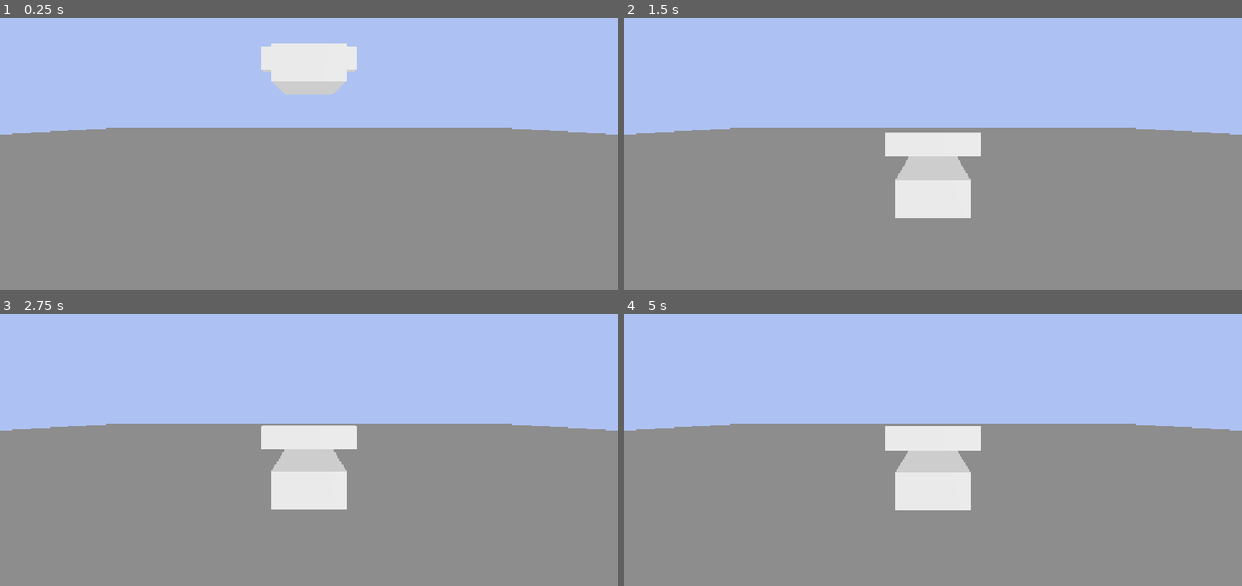
Above: before the commit, frames 1-4 (two rows, left to right).
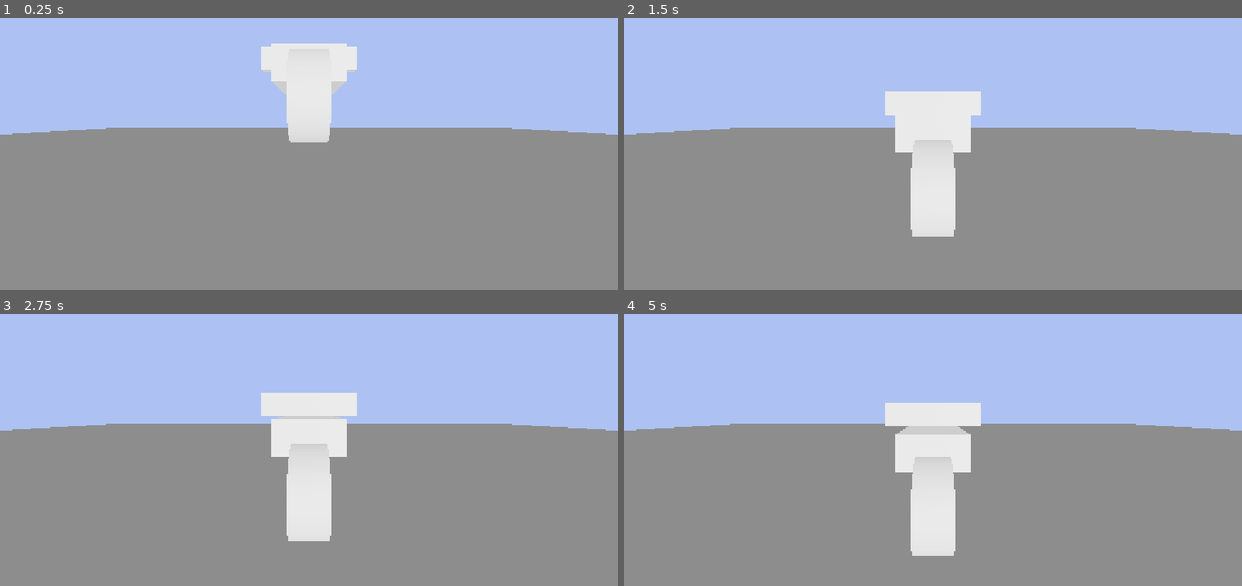
Above: after the commit, the same moments.

Repository: xvibyt/motorcycle
Game: Godot game, scene res://main.tscn
The game is run twice, just before and just after one commit, with the same random seed, the same clock (stepped at 60 frames per second) and the same inputs.
Inputs (mouse positions are in pixels of both pictures, inside the frame that each line leads up to):
- Up to frame 1 (0.25 s): no input
- Up to frame 2 (1.5 s): tap Enter at 0.5 s; move the mouse to (1068, 99) at 0.52 s; hold Right 0.53-1.28 s; tap Alt at 0.6 s; click (1068, 99) at 0.67 s; move the mouse to (809, 132) at 1.27 s; hold S (Backwards) from 1.28 s (still down); tap Shift at 1.35 s
- Up to frame 3 (2.75 s): move the mouse to (370, 335) at 2.02 s; release S (Backwards) at 2.03 s; hold Right from 2.03 s (still down); tap Alt at 2.1 s
- Up to frame 4 (5 s): move the mouse to (902, 482) at 2.77 s; release Right at 2.78 s; hold W (Forwards) 2.78-3.53 s; tap Shift at 2.85, 4.35 s; click (902, 482) at 2.92 s; move the mouse to (1118, 463) at 3.52 s; hold Left from 3.53 s (still down); tap Alt at 3.6 s; move the mouse to (747, 360) at 4.27 s

The runs differ from the first frame. In frame 1, 1.6% of the frame differs, in the area x 46-54%, y 23-46%; in frame 2, 4.2%; in frame 3, 4.0%; in frame 4, 4.6%, in the area x 42-58%, y 32-89%.

Commit message:
Added wheels

Diff:
--- a/motorcycle/main.tscn
+++ b/motorcycle/main.tscn
@@ -1,6 +1,7 @@
 [gd_scene format=3 uid="uid://buy80utypuou"]
 
 [ext_resource type="Script" uid="uid://dmaxi1uy8fvai" path="res://motorcycle_raycast.gd" id="1_ig7tw"]
+[ext_resource type="Script" uid="uid://ddyyyl2p2uqvi" path="res://wheel_raycast.gd" id="2_0xm2m"]
 
 [sub_resource type="BoxShape3D" id="BoxShape3D_bais7"]
 size = Vector3(50, 1, 50)
@@ -21,6 +22,8 @@
 [sub_resource type="BoxShape3D" id="BoxShape3D_yqcxb"]
 size = Vector3(1, 0.5, 2)
 
+[sub_resource type="CylinderMesh" id="CylinderMesh_bais7"]
+
 [sub_resource type="Environment" id="Environment_d4f1g"]
 background_mode = 1
 background_color = Color(0.6783694, 0.761581, 0.95033807, 1)
@@ -39,26 +42,41 @@
 [node name="MeshInstance3D" type="MeshInstance3D" parent="Platform" unique_id=1706107414]
 mesh = SubResource("BoxMesh_bais7")
 
-[node name="RigidBody3D" type="RigidBody3D" parent="." unique_id=2126663701 node_paths=PackedStringArray("wheels")]
+[node name="Motorcycle" type="RigidBody3D" parent="." unique_id=2126663701 node_paths=PackedStringArray("wheels")]
 transform = Transform3D(1, 0, 0, 0, 1, 0, 0, 0, 1, 0, 1, 0)
+mass = 30.0
 script = ExtResource("1_ig7tw")
 wheels = [NodePath("Wheel1"), NodePath("Wheel2")]
 
-[node name="MainBody" type="MeshInstance3D" parent="RigidBody3D" unique_id=787357072]
+[node name="MainBody" type="MeshInstance3D" parent="Motorcycle" unique_id=787357072]
 mesh = SubResource("BoxMesh_rvawr")
 
-[node name="SteeringWheel" type="MeshInstance3D" parent="RigidBody3D" unique_id=735234106]
+[node name="SteeringWheel" type="MeshInstance3D" parent="Motorcycle" unique_id=735234106]
 transform = Transform3D(1, 0, 0, 0, 1, 0, 0, 0, 1, 0, 0.5, -0.875)
 mesh = SubResource("BoxMesh_7dm0k")
 
-[node name="MainBodyCollision" type="CollisionShape3D" parent="RigidBody3D" unique_id=1676933477]
+[node name="MainBodyCollision" type="CollisionShape3D" parent="Motorcycle" unique_id=1676933477]
 shape = SubResource("BoxShape3D_yqcxb")
 
-[node name="Wheel1" type="RayCast3D" parent="RigidBody3D" unique_id=731055372]
+[node name="Wheel1" type="RayCast3D" parent="Motorcycle" unique_id=731055372]
 transform = Transform3D(1, 0, 0, 0, 1, 0, 0, 0, 1, 0, 0, -1.5)
+script = ExtResource("2_0xm2m")
+spring_strength = 3000.0
+spring_damping = 30.0
 
-[node name="Wheel2" type="RayCast3D" parent="RigidBody3D" unique_id=1847072445]
+[node name="WheelMesh" type="MeshInstance3D" parent="Motorcycle/Wheel1" unique_id=725062714]
+transform = Transform3D(-4.3711385e-08, -0.19999999, 0, 0.99999994, -8.742277e-09, 0, 0, 0, 1, 0, -0.5, 0)
+mesh = SubResource("CylinderMesh_bais7")
+
+[node name="Wheel2" type="RayCast3D" parent="Motorcycle" unique_id=1847072445]
 transform = Transform3D(1, 0, 0, 0, 1, 0, 0, 0, 1, 0, 0, 1.5)
+script = ExtResource("2_0xm2m")
+spring_strength = 3000.0
+spring_damping = 30.0
+
+[node name="WheelMesh" type="MeshInstance3D" parent="Motorcycle/Wheel2" unique_id=1904386090]
+transform = Transform3D(-4.3711385e-08, -0.19999999, 0, 0.99999994, -8.742277e-09, 0, 0, 0, 1, 0, -0.5, 0)
+mesh = SubResource("CylinderMesh_bais7")
 
 [node name="WorldEnvironment" type="WorldEnvironment" parent="." unique_id=1930333086]
 environment = SubResource("Environment_d4f1g")
--- a/motorcycle/motorcycle_raycast.gd
+++ b/motorcycle/motorcycle_raycast.gd
@@ -1,9 +1,6 @@
 extends RigidBody3D
 
-@export var wheels: Array[RayCast3D]
-@export var spring_strength := 100.0
-@export var spring_damping := 1.0
-@export var rest_dist := 0.5
+@export var wheels: Array[RaycastWheel]
 
 
 func _physics_process(delta: float) -> void:
@@ -11,26 +8,28 @@
 		_do_single_wheel_suspension(wheel)
 
 
-func _get_spring_damp_force(contact_pos: Vector3, spring_up_dir: Vector3) -> float:
+func _get_spring_damp_force(ray: RaycastWheel, contact_pos: Vector3, spring_up_dir: Vector3) -> float:
 	var world_vel := _get_point_velocity(contact_pos)
 	var relative_vel := spring_up_dir.dot(world_vel)
-	return spring_damping * relative_vel
+	return ray.spring_damping * relative_vel
 
 func _get_point_velocity(point: Vector3) -> Vector3:
 	return linear_velocity + angular_velocity.cross(point - global_position)
 
-func _do_single_wheel_suspension(suspension_ray: RayCast3D) -> void:
-	if suspension_ray.is_colliding():
-		var contact_pos := suspension_ray.get_collision_point()
-		var spring_up_dir := suspension_ray.global_transform.basis.y
-		var spring_len := suspension_ray.global_position.distance_to(contact_pos)
-		var offset := rest_dist - spring_len
+func _do_single_wheel_suspension(ray: RaycastWheel) -> void:
+	if ray.is_colliding():
+		ray.target_position.y = -(ray.rest_dis + ray.wheel_rad + ray.over_extend)
+		var contact_pos := ray.get_collision_point()
+		var spring_up_dir := ray.global_transform.basis.y
+		var spring_len := ray.global_position.distance_to(contact_pos) - ray.wheel_rad
+		var offset := ray.rest_dis - spring_len
 
-		var spring_force := spring_strength * offset
-		var spring_damp_force := _get_spring_damp_force(contact_pos, spring_up_dir)
+		print(spring_len)
+		ray.wheel.position.y = -spring_len
+
+		var spring_force := ray.spring_strength * offset
+		var spring_damp_force := _get_spring_damp_force(ray, contact_pos, spring_up_dir)
 
 		var force_vector := (spring_force - spring_damp_force) * spring_up_dir
-
 		var force_pos_offset := contact_pos - global_position
-
 		apply_force(force_vector, force_pos_offset)
--- /dev/null
+++ b/motorcycle/wheel_raycast.gd
@@ -0,0 +1,10 @@
+extends RayCast3D
+class_name RaycastWheel
+
+@export var spring_strength := 100.0
+@export var spring_damping := 1.0
+@export var rest_dis := 0.5
+@export var over_extend := 0.0
+@export var wheel_rad := 0.5
+
+@onready var wheel: Node3D = $WheelMesh
Not shown, added: motorcycle/addons/godot_super-wakatime/godot_super-wakatime.gd.uid
Not shown, added: motorcycle/addons/godot_super-wakatime/utils.gd.uid
Not shown, added: motorcycle/wheel_raycast.gd.uid
